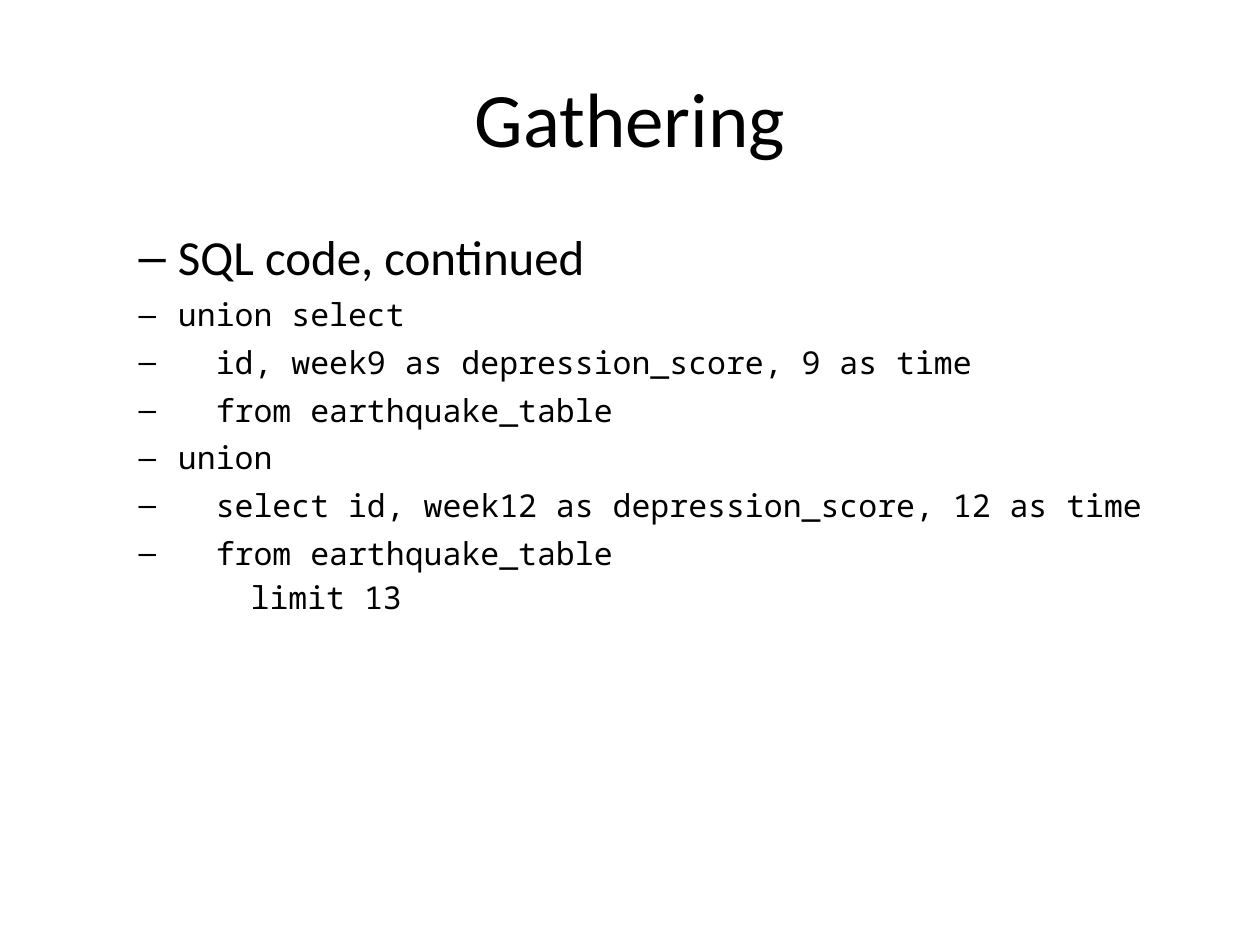
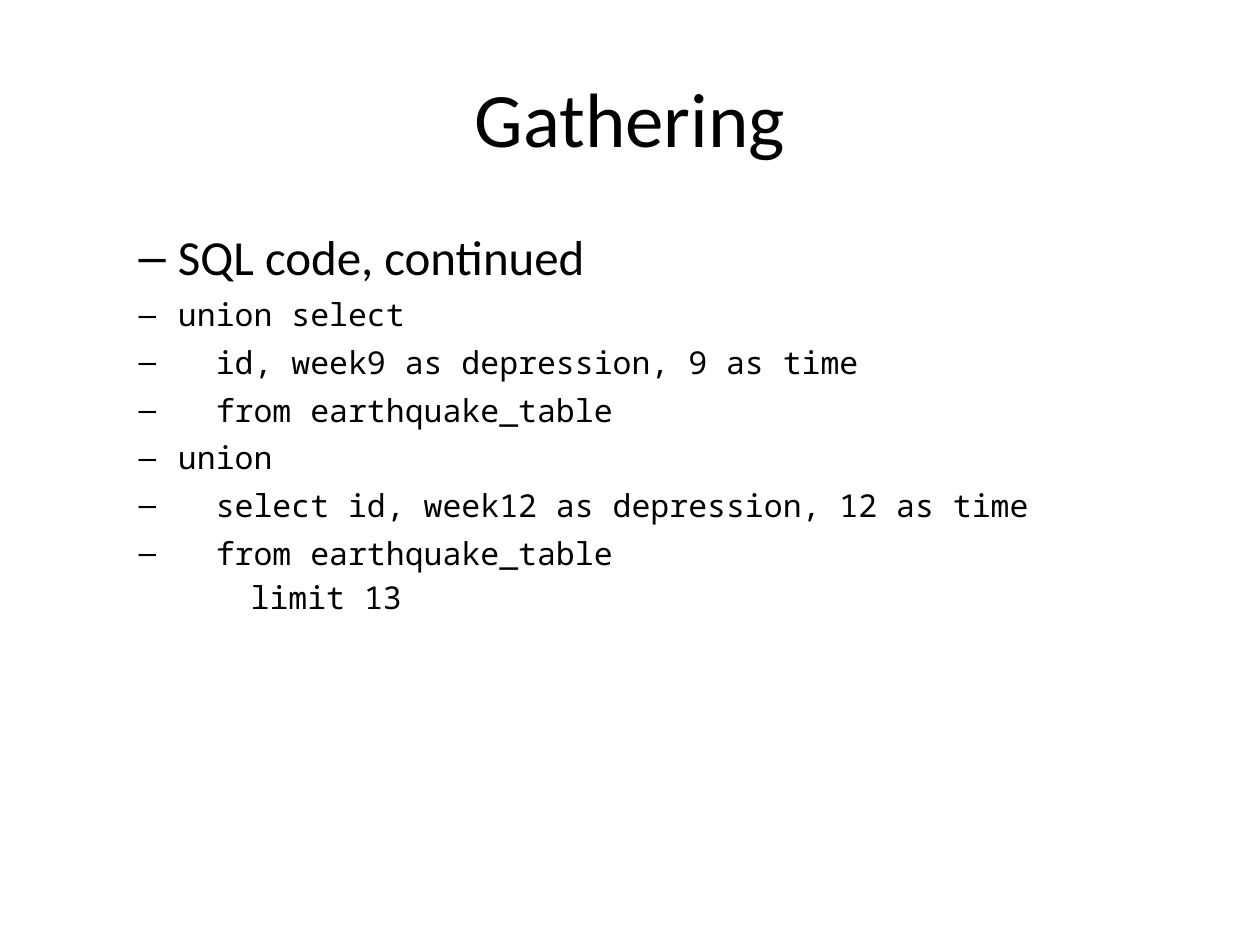
Before and after one commit to pmean/introduction-to-sql, a slide deck: slide 6 of module15-gathering-and-spreading/gather.pptx (slide 7 before the commit). Drawn at 1260x945 pixels with LibreOffice and Linux fonts; fonts in the diff are those of the drawing. Boxes give left, top, right and bottom in pixels: in the first picture for what was removed or moved away, otherwise in the second. Text is boxed around its words. In the diff, an @@ line names an element or a change of style, - is before the commit and + after.

```diff
--- a/module15-gathering-and-spreading/gather.pptx
+++ b/module15-gathering-and-spreading/gather.pptx
@@ text at bbox=[178, 302, 1029, 610]: text changed @@
-union select
-id, week9 as depression_score, 9 as time
-from earthquake_table
-union
-select id, week12 as depression_score, 12 as time
-from earthquake_table
-limit 13
+union select
+id, week9 as depression, 9 as time
+from earthquake_table
+union
+select id, week12 as depression, 12 as time
+from earthquake_table
+limit 13
```
Also in this commit, not shown: 6 other slides changed, 8 slides added, 5 other files.
